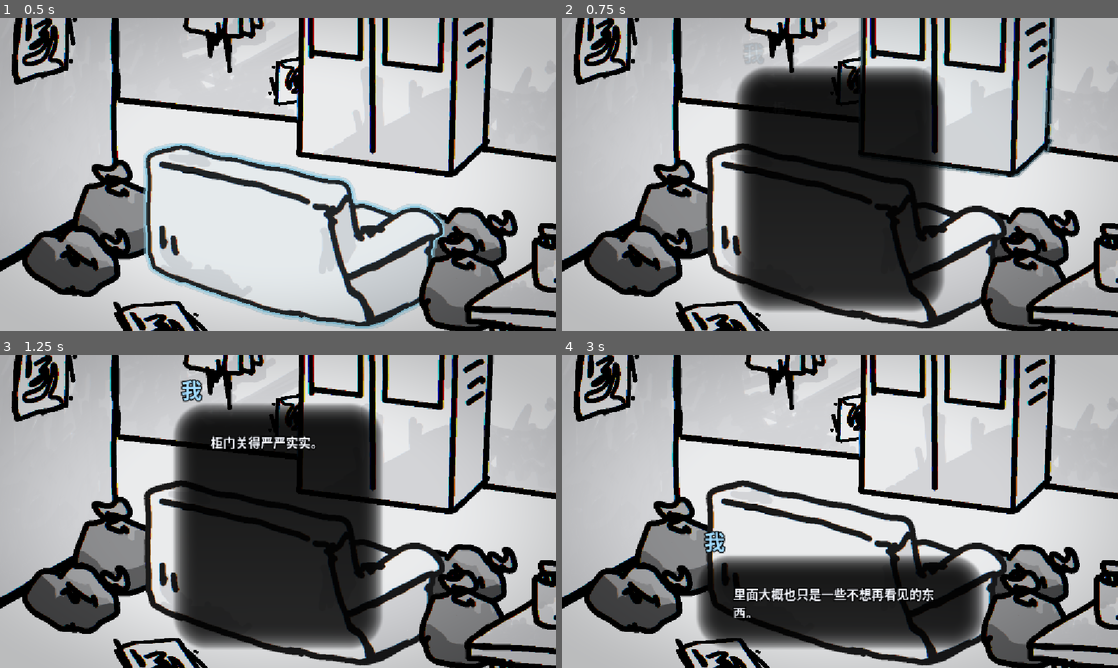
Above: before the commit, frames 1-4 (two rows, left to right).
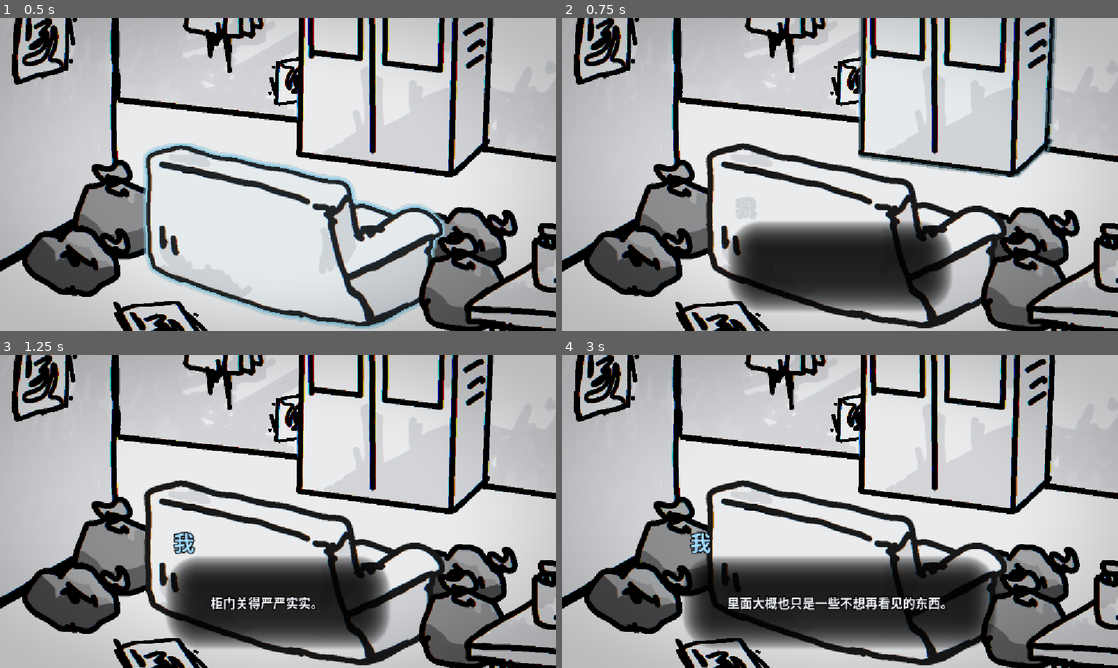
Above: after the commit, the same moments.

Repository: f0lkskill/LonelyRoom
Game: Godot game, scene res://main.tscn
Two runs of this game, one before a commit and one after it. Both use one fixed random seed, a clock stepped at 60 frames per second and the inputs below.
Inputs (mouse positions are in pixels of both pictures, inside the frame that each line leads up to):
- Up to frame 1 (0.5 s): no input
- Up to frame 2 (0.75 s): tap Enter (ui_accept) at 0.5 s; move the mouse to (962, 158) at 0.52 s; hold Enter (ui_accept) from 0.53 s (still down); click (962, 158) at 0.67 s
- Up to frame 3 (1.25 s): keep holding Enter (ui_accept)
- Up to frame 4 (3 s): move the mouse to (728, 527) at 1.27 s; release Enter (ui_accept) at 1.28 s; tap Enter (ui_accept) at 1.35, 1.52, 1.82, 2.85 s; click (728, 527) at 1.42 s; move the mouse to (895, 442) at 2.02 s; hold Enter (ui_accept) 2.03-2.78 s; click (895, 442) at 2.17 s; move the mouse to (812, 574) at 2.77 s; click (812, 574) at 2.92 s

Frame 1 is identical in both runs. In frame 2, 19% of the frame differs, in the area x 29-71%, y 8-94%; in frame 3, 19%, in the area x 29-71%, y 7-94%; in frame 4, 6.0%.

Commit message:
fix: 对话框阴影实时跟随打字机

Diff:
--- a/bin/asset/shader/dialogue_panel.gdshader
+++ b/bin/asset/shader/dialogue_panel.gdshader
@@ -7,9 +7,9 @@
 // 圆角半径，单位像素。
 uniform float corner_radius : hint_range(0.0, 160.0, 1.0) = 72.0;
 // 最外层阴影的淡出宽度，单位像素。
-uniform float edge_softness : hint_range(0.0, 120.0, 1.0) = 56.0;
+uniform float edge_softness : hint_range(0.0, 120.0, 1.0) = 72.0;
 // 从上到下的轻微明暗渐变。
-uniform float vertical_fade : hint_range(0.0, 0.5, 0.01) = 0.1;
+uniform float vertical_fade : hint_range(0.0, 0.5, 0.01) = 0.12;
 // 面板实际尺寸，由 DialogueBox 在运行时同步。
 uniform vec2 rect_size = vec2(800.0, 180.0);
 
@@ -23,11 +23,11 @@
 	vec2 p = (UV - 0.5) * rect_size;
 	float d = rounded_box(p, half_size, corner_radius);
 
-	float core = 1.0 - smoothstep(-edge_softness * 0.18, 0.0, d);
-	float inner = 1.0 - smoothstep(-edge_softness * 0.42, 0.0, d);
-	float mid = 1.0 - smoothstep(-edge_softness * 0.7, 0.0, d);
+	float core = 1.0 - smoothstep(-edge_softness * 0.15, 0.0, d);
+	float inner = 1.0 - smoothstep(-edge_softness * 0.38, 0.0, d);
+	float mid = 1.0 - smoothstep(-edge_softness * 0.66, 0.0, d);
 	float outer = 1.0 - smoothstep(-edge_softness, 0.0, d);
-	float mask = core * 0.3 + inner * 0.27 + mid * 0.24 + outer * 0.19;
+	float mask = core * 0.25 + inner * 0.25 + mid * 0.25 + outer * 0.25;
 	float vertical = 1.0 - vertical_fade * UV.y;
 
 	COLOR = vec4(0.0, 0.0, 0.0, strength * mask * vertical);
--- a/bin/asset/shader/dialogue_panel_material.tres
+++ b/bin/asset/shader/dialogue_panel_material.tres
@@ -6,6 +6,6 @@
 shader = ExtResource("1_shader")
 shader_parameter/strength = 0.92
 shader_parameter/corner_radius = 72.0
-shader_parameter/edge_softness = 56.0
-shader_parameter/vertical_fade = 0.1
+shader_parameter/edge_softness = 72.0
+shader_parameter/vertical_fade = 0.12
 shader_parameter/rect_size = Vector2(800, 180)
--- a/bin/scence/ui/dialogue_box.tscn
+++ b/bin/scence/ui/dialogue_box.tscn
@@ -35,10 +35,10 @@
 anchors_preset = 15
 anchor_right = 1.0
 anchor_bottom = 1.0
-offset_left = 80.0
-offset_top = 64.0
-offset_right = -80.0
-offset_bottom = -64.0
+offset_left = 96.0
+offset_top = 80.0
+offset_right = -96.0
+offset_bottom = -80.0
 grow_horizontal = 2
 grow_vertical = 2
 mouse_filter = 2
--- a/bin/src/ui/dialogue_box.gd
+++ b/bin/src/ui/dialogue_box.gd
@@ -1,5 +1,5 @@
 ## 自适应阴影对话框。
-## 阴影尺寸只跟随对话文本，说话人固定在阴影左上角并允许突出显示。
+## 阴影和说话人位置实时跟随打字机当前显示出来的文本。
 class_name DialogueBox
 extends Control
 
@@ -9,10 +9,12 @@
 @export var min_content_width: float = 280.0
 ## 文本区域的最大宽度，超过后自动换行。
 @export var max_content_width: float = 720.0
+## 文本标签的最大高度。
+@export var max_text_height: float = 480.0
 ## 阴影左右内边距。
-@export var horizontal_padding: float = 80.0
+@export var horizontal_padding: float = 96.0
 ## 阴影上下内边距。
-@export var vertical_padding: float = 64.0
+@export var vertical_padding: float = 80.0
 ## 阴影底部与屏幕底部的距离。
 @export var bottom_margin: float = 36.0
 ## 阴影的最小高度。
@@ -28,16 +30,21 @@
 var _line_index := 0
 var _is_open := false
 var _fade_tween: Tween
-var _layout_tween: Tween
 var _effect
 var _line_started_msec := 0
 var _line_reveal_ms := 0.0
-var _layout_version := 0
+var _line_length := 0
+var _delay_per_character := 0.03
+var _fade_duration := 0.22
 
 
 func _ready() -> void:
 	visible = false
 	modulate.a = 0.0
+	content.offset_left = horizontal_padding
+	content.offset_top = vertical_padding
+	content.offset_right = -horizontal_padding
+	content.offset_bottom = -vertical_padding
 	_create_text_label()
 	_effect = CHAR_EFFECT
 	if _effect != null:
@@ -46,7 +53,7 @@
 	_sync_panel_material()
 
 
-## 在代码中创建富文本标签，确保尺寸由对话框完全控制。
+## 在代码中创建富文本标签，确保尺寸完全由对话框控制。
 func _create_text_label() -> void:
 	text_label = RichTextLabel.new()
 	text_label.name = "TextLabel"
@@ -54,18 +61,48 @@
 	text_label.bbcode_enabled = true
 	text_label.scroll_active = false
 	text_label.autowrap_mode = TextServer.AUTOWRAP_WORD_SMART
+	text_label.visible_characters_behavior = TextServer.VC_CHARS_BEFORE_SHAPING
 	text_label.add_theme_color_override("default_color", Color(0.96, 0.97, 1.0, 1.0))
 	text_label.add_theme_color_override("font_outline_color", Color(0.0, 0.0, 0.0, 1.0))
 	text_label.add_theme_constant_override("outline_size", 10)
 	text_label.add_theme_font_size_override("normal_font_size", 26)
 	content.add_child(text_label)
-
-
-func _process(_delta: float) -> void:
+	text_label.position = Vector2.ZERO
+	text_label.size = Vector2(max_content_width, max_text_height)
+
+
+func _process(delta: float) -> void:
 	if visible:
-		if content.size.y > 0.0:
-			text_label.size = content.size
+		_update_typewriter()
+		_resize_shadow_to_text(delta)
 		_sync_panel_material()
+
+
+## 根据打字机进度更新当前显示的字符数。
+func _update_typewriter() -> void:
+	if _data == null or text_label == null:
+		return
+
+	var count := _line_length
+	if _effect == null or not bool(_effect.force_complete):
+		var elapsed := maxf((Time.get_ticks_msec() - _line_started_msec) / 1000.0, 0.0)
+		count = mini(_line_length, int(elapsed / maxf(_delay_per_character, 0.001)) + 1)
+
+	text_label.visible_characters = count
+
+
+## 让阴影尺寸跟随当前可见文本，而不是最终完整文本。
+func _resize_shadow_to_text(delta: float) -> void:
+	var visible_width := float(text_label.get_content_width())
+	var visible_height := float(text_label.get_content_height())
+	var content_width := clampf(visible_width, min_content_width, max_content_width)
+	var target_width := content_width + horizontal_padding * 2.0
+	var target_height := maxf(visible_height + vertical_padding * 2.0, min_panel_height)
+
+	var weight := 1.0 - exp(-40.0 * delta)
+	var smooth_width := lerpf(panel.size.x, target_width, weight)
+	var smooth_height := lerpf(panel.size.y, target_height, weight)
+	_apply_panel_rect(smooth_width, smooth_height)
 
 
 ## 将阴影实际尺寸同步给圆角阴影 Shader。
@@ -89,6 +126,7 @@
 	_line_index = 0
 	_is_open = true
 	visible = true
+	_apply_panel_rect(min_content_width + horizontal_padding * 2.0, min_panel_height)
 	_show_line()
 	_fade_to(1.0)
 
@@ -101,6 +139,7 @@
 	if Time.get_ticks_msec() - _line_started_msec < _line_reveal_ms:
 		if _effect != null:
 			_effect.force_complete = true
+		text_label.visible_characters = _line_length
 		_line_reveal_ms = 0.0
 		return
 
@@ -120,7 +159,7 @@
 	_fade_to(0.0, true)
 
 
-## 设置当前行的说话人、尺寸，并启动逐字渐入效果。
+## 设置当前行的说话人，并启动逐字渐入效果。
 func _show_line() -> void:
 	if _data == null:
 		return
@@ -133,6 +172,7 @@
 
 	var narration: bool = bool(_data.narration) or speaker.is_empty()
 	var line_text: String = str(_data.lines[_line_index])
+	_line_length = line_text.length()
 
 	speaker_label.text = speaker
 	speaker_label.visible = not narration
@@ -146,70 +186,27 @@
 	if _effect != null:
 		text_label.pop()
 
-	var delay := 0.03
-	var duration := 0.22
-	if _effect != null:
-		delay = float(_effect.get("delay_per_character"))
-		duration = float(_effect.get("fade_duration"))
+	_delay_per_character = 0.03
+	_fade_duration = 0.22
+	if _effect != null:
+		_delay_per_character = float(_effect.get("delay_per_character"))
+		_fade_duration = float(_effect.get("fade_duration"))
+
 	_line_started_msec = Time.get_ticks_msec()
-	_line_reveal_ms = maxf(float(line_text.length()) * delay + duration, 0.1) * 1000.0
-
-	_update_panel_layout(line_text)
-
-
-## 只根据对话文本调整阴影尺寸，说话人不参与计算。
-func _update_panel_layout(line_text: String) -> void:
-	_layout_version += 1
-	var version := _layout_version
-
-	var text_font := text_label.get_theme_font("normal_font")
-	var text_size := text_label.get_theme_font_size("normal_font_size")
-	var text_width := text_font.get_string_size(line_text, HORIZONTAL_ALIGNMENT_LEFT, -1, text_size).x
-	var content_width := clampf(text_width, min_content_width, max_content_width)
-	var panel_width := content_width + horizontal_padding * 2.0
-
-	content.offset_left = horizontal_padding
-	content.offset_top = vertical_padding
-	content.offset_right = -horizontal_padding
-	content.offset_bottom = -vertical_padding
-
-	_apply_panel_rect(panel_width, maxf(panel.size.y, min_panel_height))
-
-	await get_tree().process_frame
-	if version != _layout_version:
-		return
-
-	var text_height := float(text_label.get_content_height())
-	var panel_height := maxf(text_height + vertical_padding * 2.0, min_panel_height)
-	_apply_panel_rect(panel_width, panel_height)
-
-
-## 平滑应用阴影尺寸和底部居中位置。
+	_line_reveal_ms = maxf(float(_line_length) * _delay_per_character + _fade_duration, 0.1) * 1000.0
+	text_label.visible_characters = 1
+
+
+## 应用阴影尺寸和底部居中位置。
 func _apply_panel_rect(width: float, height: float) -> void:
-	if _layout_tween != null:
-		_layout_tween.kill()
-
-	var target_left := -width * 0.5
-	var target_right := width * 0.5
-	var target_top := -bottom_margin - height
-	var target_bottom := -bottom_margin
-
-	if _line_index == 0:
-		panel.offset_left = target_left
-		panel.offset_right = target_right
-		panel.offset_top = target_top
-		panel.offset_bottom = target_bottom
-		var mat := panel.material as ShaderMaterial
-		if mat != null:
-			mat.set_shader_parameter("rect_size", Vector2(width, height))
-	else:
-		_layout_tween = create_tween().set_parallel(true)
-		_layout_tween.set_trans(Tween.TRANS_SINE)
-		_layout_tween.set_ease(Tween.EASE_OUT)
-		_layout_tween.tween_property(panel, "offset_left", target_left, 0.2)
-		_layout_tween.tween_property(panel, "offset_right", target_right, 0.2)
-		_layout_tween.tween_property(panel, "offset_top", target_top, 0.2)
-		_layout_tween.tween_property(panel, "offset_bottom", target_bottom, 0.2)
+	panel.offset_left = -width * 0.5
+	panel.offset_right = width * 0.5
+	panel.offset_top = -bottom_margin - height
+	panel.offset_bottom = -bottom_margin
+
+	var mat := panel.material as ShaderMaterial
+	if mat != null:
+		mat.set_shader_parameter("rect_size", Vector2(width, height))
 
 
 ## 完全使用角色资源中的字体、字号、颜色和描边设置。
